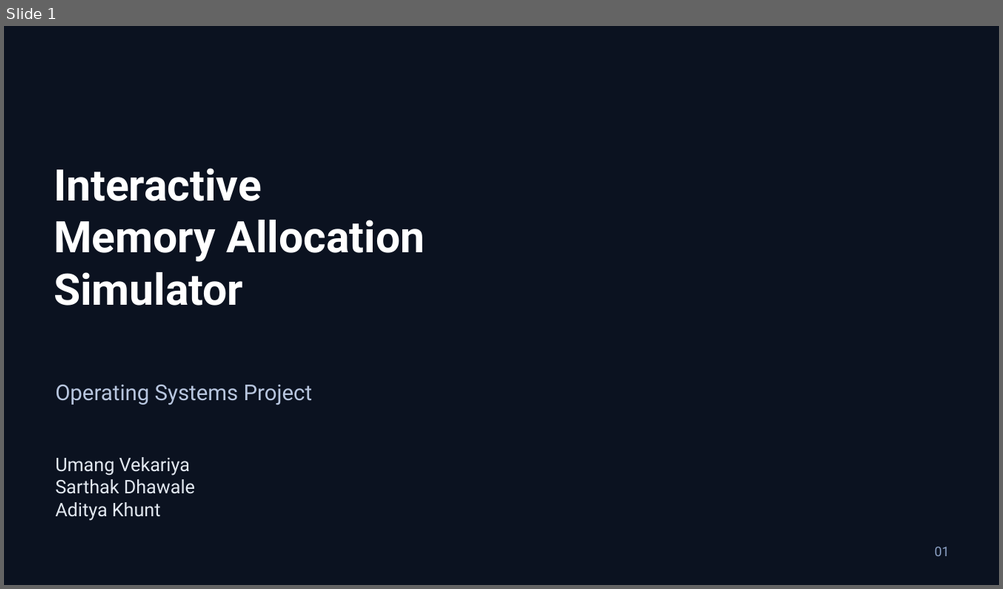
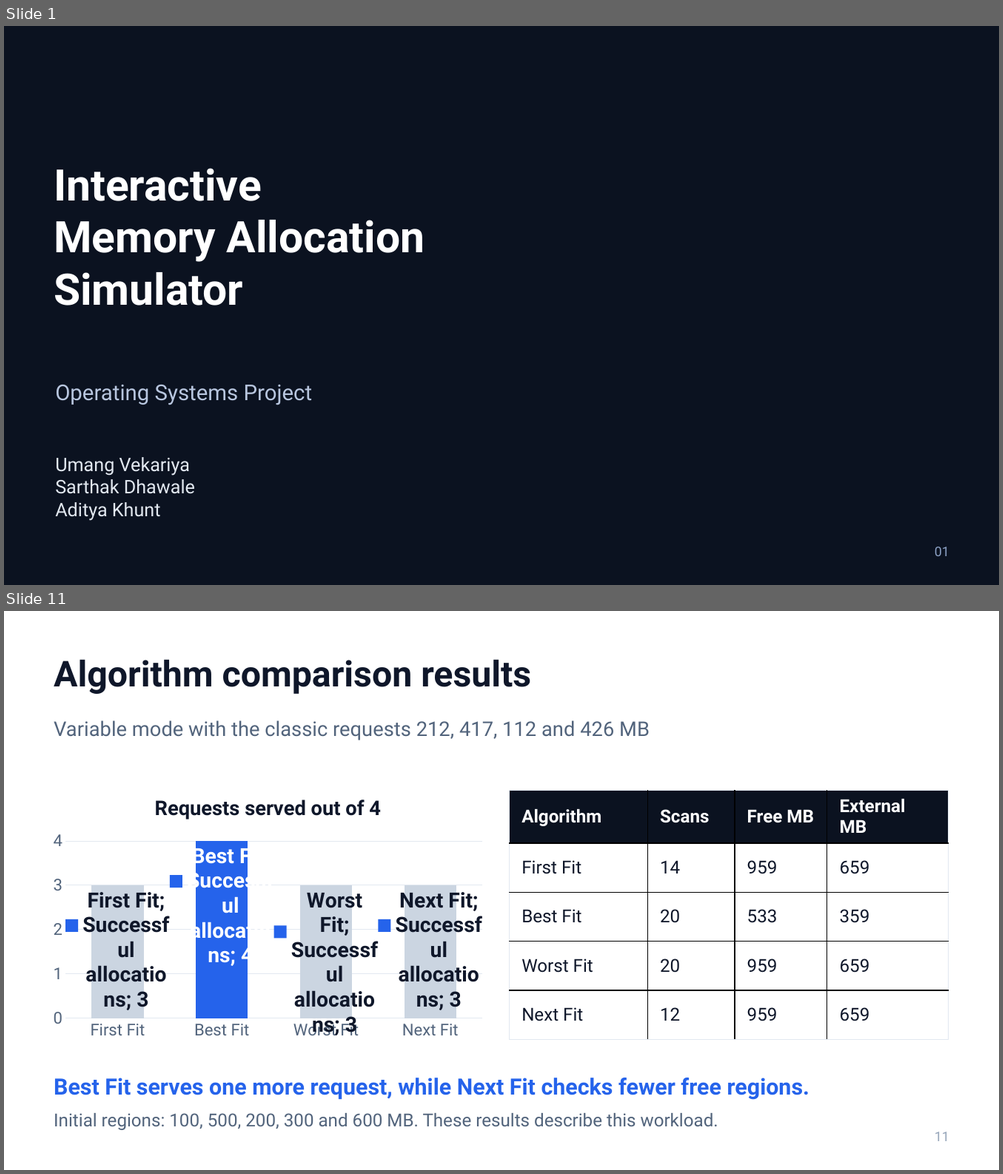
Before and after one commit to Umang-Vekariya/interactive-memory-allocation-simulator, a slide deck: docs/presentation/Interactive-Memory-Allocation-Simulator.pptx. Shown one above the other, each under a label of ours: slide 1 before the commit, slides 1 and 11 after it; the slides between them are not shown. The pictures are 1003x589 and 1003x1174 pixels, drawn with LibreOffice and Linux fonts; fonts in the diff are those of the drawing; background and template pictures are left out. Boxes give left, top, right and bottom in pixels: in the first picture for what was removed or moved away, otherwise in the second. Text is boxed around its words. In the diff, an @@ line names an element or a change of style, - is before the commit and + after.

Commit message:
Refocus OS presentation on allocation concepts and measured results

```diff
--- a/docs/presentation/Interactive-Memory-Allocation-Simulator.pptx
+++ b/docs/presentation/Interactive-Memory-Allocation-Simulator.pptx
@@ slide 11 added at box(4, 611, 999, 1170), background #FFFFFF @@
@@ text added at box(54, 659, 531, 694), 34.5 pt, text #0F172A, bold @@
+Algorithm comparison results
@@ text added at box(54, 721, 649, 741), 19.5 pt, text #52647C @@
+Variable mode with the classic requests 212, 417, 112 and 426 MB
@@ column chart added at box(44, 782, 491, 1045) @@
+title "Requests served out of 4 "
+categories: First Fit, Best Fit, Worst Fit, Next Fit
+Successful allocations: 3, 4, 3, 3
@@ table added at box(509, 791, 948, 1037), 5 rows, 4 columns @@
+Algorithm | Scans | Free MB | External MB
+First Fit | 14 | 959 | 659
+Best Fit | 20 | 533 | 359
+Worst Fit | 20 | 959 | 659
+Next Fit | 12 | 959 | 659
@@ text added at box(54, 1078, 809, 1100), 21.8 pt, text #2563EB, bold @@
+Best Fit serves one more request, while Next Fit checks fewer free regions.
@@ text added at box(54, 1113, 718, 1130), 17.2 pt, text #52647C @@
+Initial regions: 100, 500, 200, 300 and 600 MB. These results describe this workload.
@@ text added at box(934, 1132, 949, 1142), 12.8 pt, text #94A3B8 @@
+11
```
Also in this commit, not shown: 5 slides changed, 7 other slides added, 12 slides removed, 1 other file.
